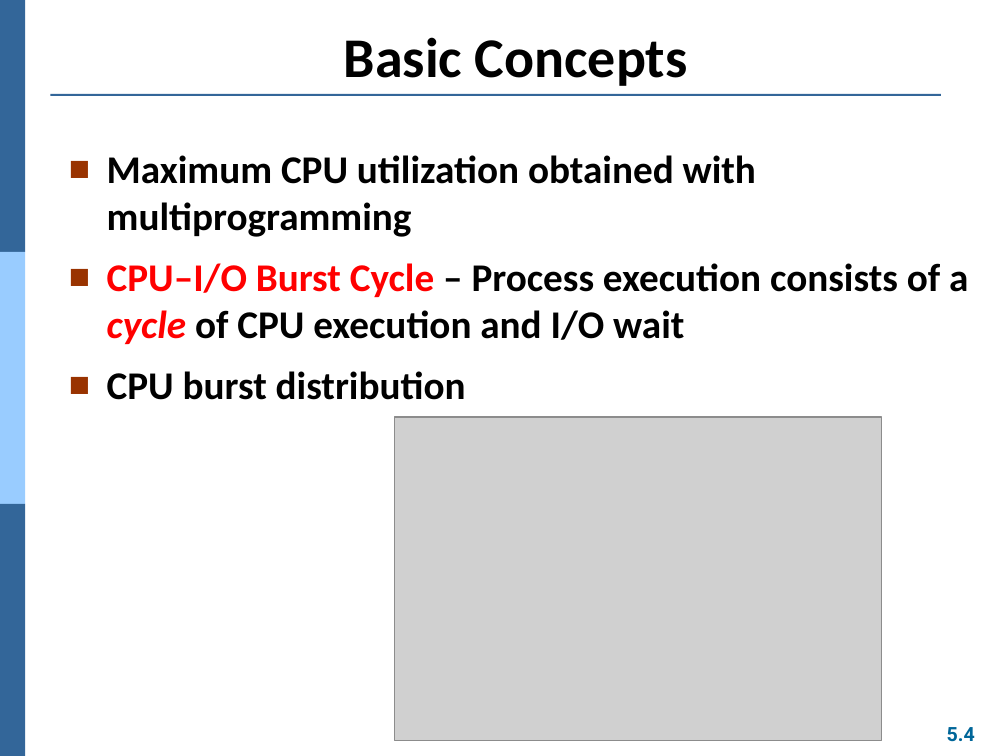
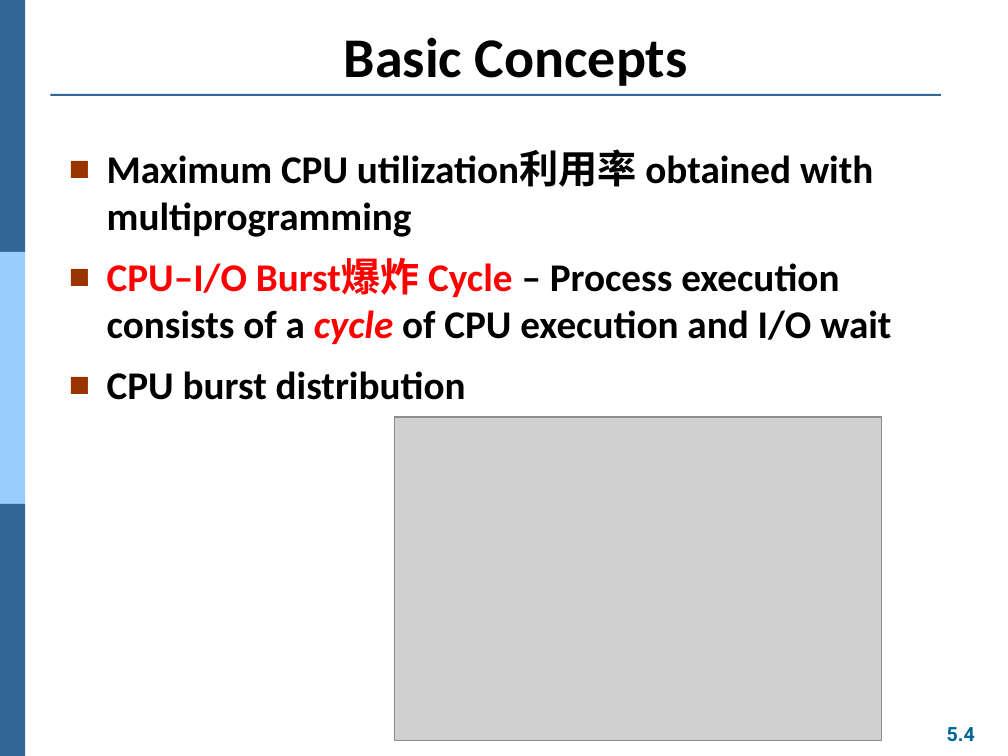
Before and after one commit to Yang09701194/OS_Learning, a slide deck: slide 4 of ch05.pptx. Drawn at 1008x756 pixels with LibreOffice and Linux fonts; fonts in the diff are those of the drawing; grey boxes stand for pictures. Boxes give left, top, right and bottom in pixels: in the first picture for what was removed or moved away, otherwise in the second. Text is boxed around its words. In the diff, an @@ line names an element or a change of style, - is before the commit and + after.

```diff
--- a/ch05.pptx
+++ b/ch05.pptx
@@ text at bbox=[107, 150, 891, 344]: text changed @@
-■ Maximum CPU utilization obtained with multiprogramming
-■ CPU–I/O Burst Cycle – Process execution consists of a cycle of CPU execution and I/O wait
+■ Maximum CPU utilization利用率 obtained with multiprogramming
+■ CPU–I/O Burst爆炸 Cycle – Process execution consists of a cycle of CPU execution and I/O wait
```
Also in this commit, not shown: 18 other slides changed, 1 slide added.
